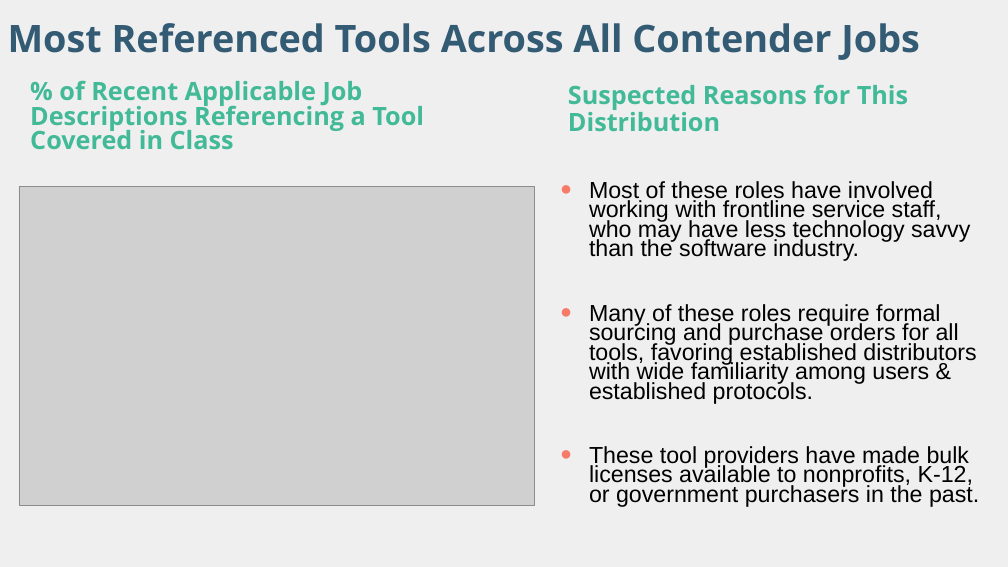
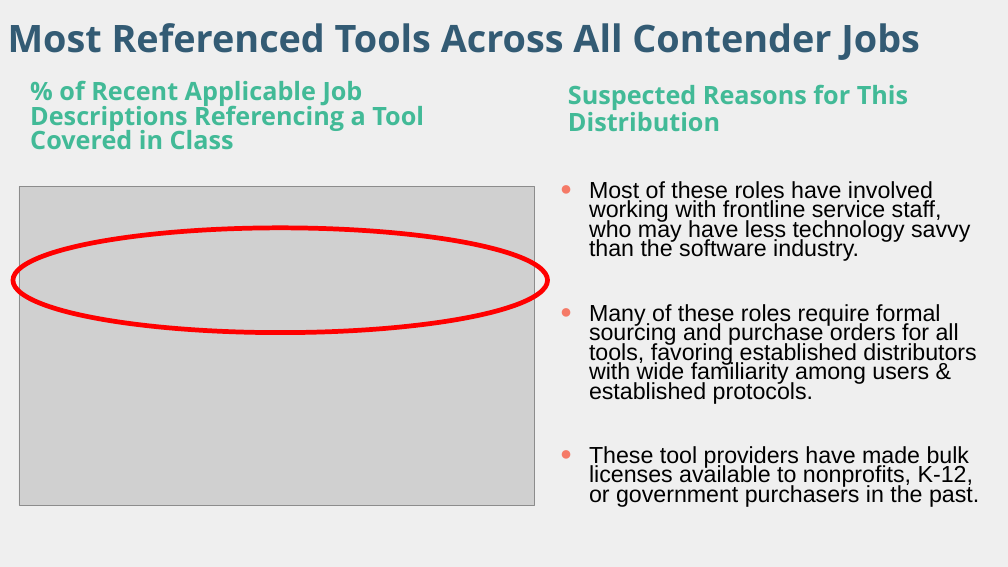
Before and after one commit to ZoeLawson/mcc_tools_tech, a slide deck: slide 3 of Week16-FinalProjects/Tools for Teching Writer's Final Project v.1 - Holt 2025.pptx. Drawn at 1008x567 pixels with LibreOffice and Linux fonts; fonts in the diff are those of the drawing; grey boxes stand for pictures. Boxes give left, top, right and bottom in pixels: in the first picture for what was removed or moved away, otherwise in the second. Text is boxed around its words. In the diff, an @@ line names an element or a change of style, - is before the commit and + after.

```diff
--- a/Week16-FinalProjects/Tools for Teching Writer's Final Project v.1 - Holt 2025.pptx
+++ b/Week16-FinalProjects/Tools for Teching Writer's Final Project v.1 - Holt 2025.pptx
@@ ellipse added at box(13, 228, 547, 333), outline #FF0000 4.5 pt @@
```
Also in this commit, not shown: 4 other slides changed, 1 slide added.
